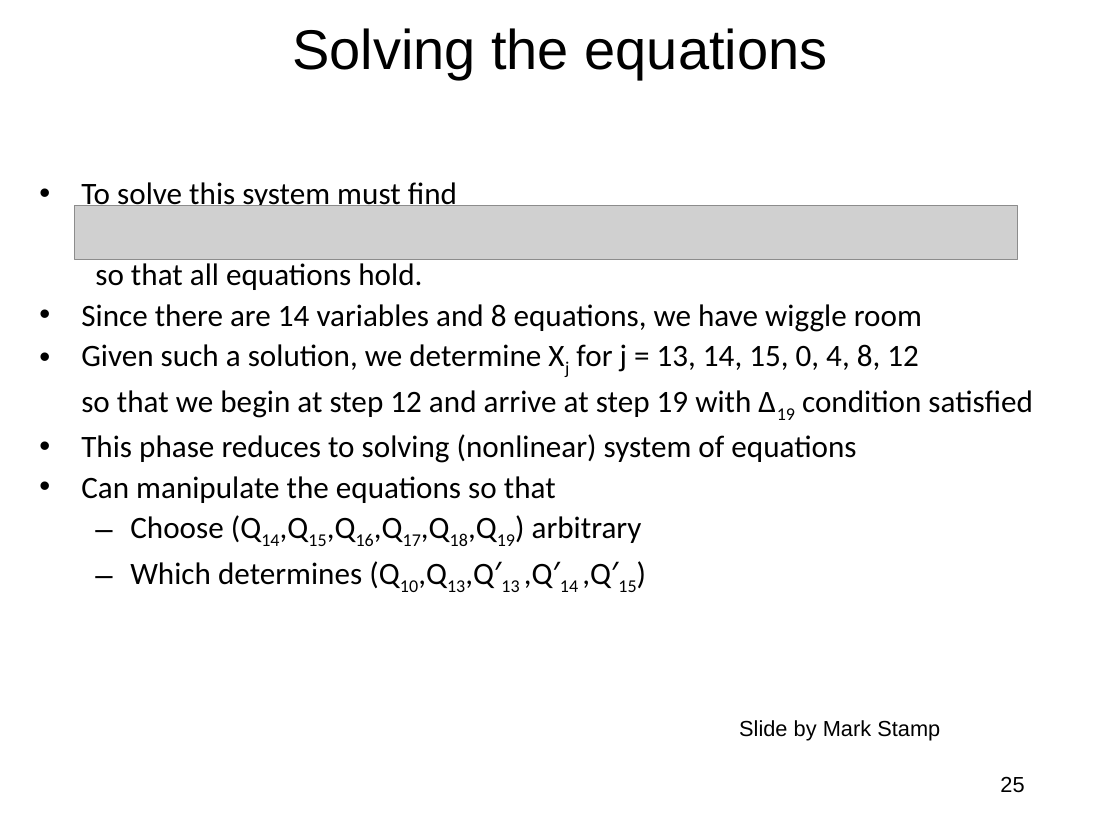
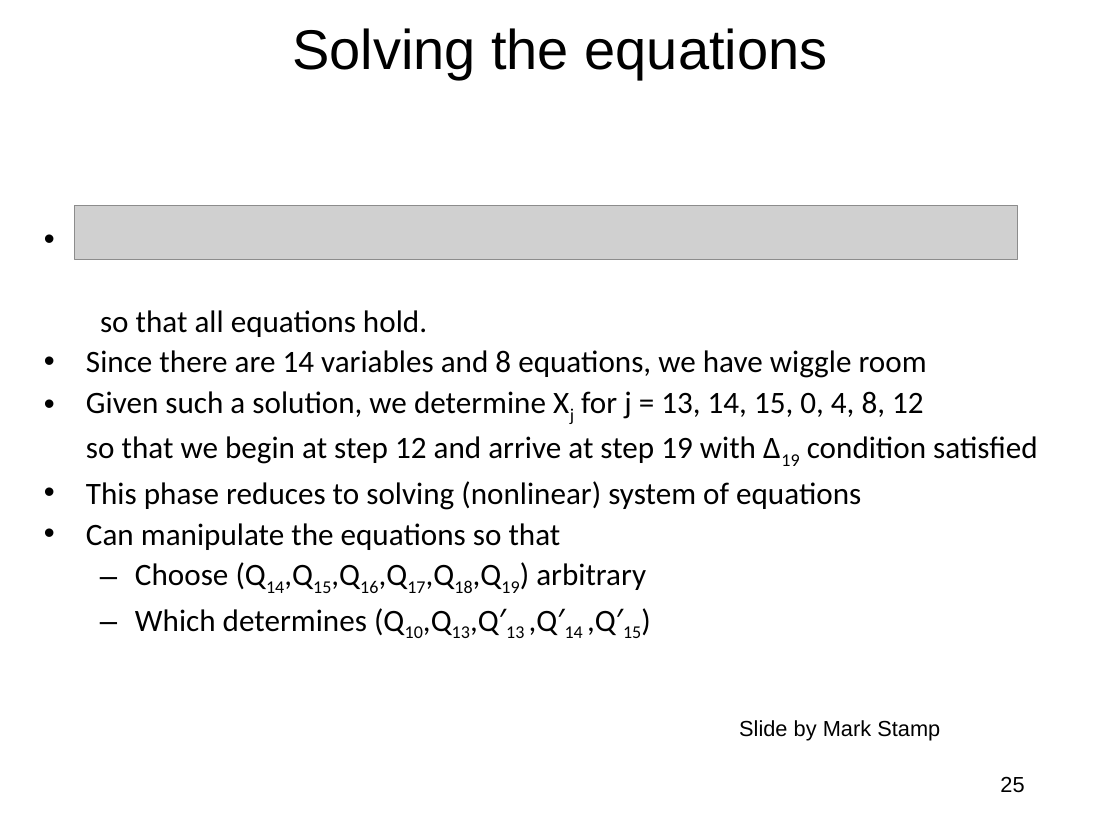
Before and after one commit to jlmucb/class_notes, a slide deck: slide 25 of BerkeleyClass/CS290Spring2013/Lectures/Cryptoclass6.pptx. Drawn at 1120x840 pixels with LibreOffice and Linux fonts; fonts in the diff are those of the drawing; grey boxes stand for pictures. Boxes give left, top, right and bottom in pixels: in the first picture for what was removed or moved away, otherwise in the second. Text is boxed around its words. In the diff, an @@ line names an element or a change of style, - is before the commit and + after.

```diff
--- a/BerkeleyClass/CS290Spring2013/Lectures/Cryptoclass6.pptx
+++ b/BerkeleyClass/CS290Spring2013/Lectures/Cryptoclass6.pptx
@@ text "To solve this system must ..." rewrapped from [81, 182, 1032, 592] to [86, 222, 1037, 638] @@
```
Also in this commit, not shown: 2 other slides changed, 11 other files.
